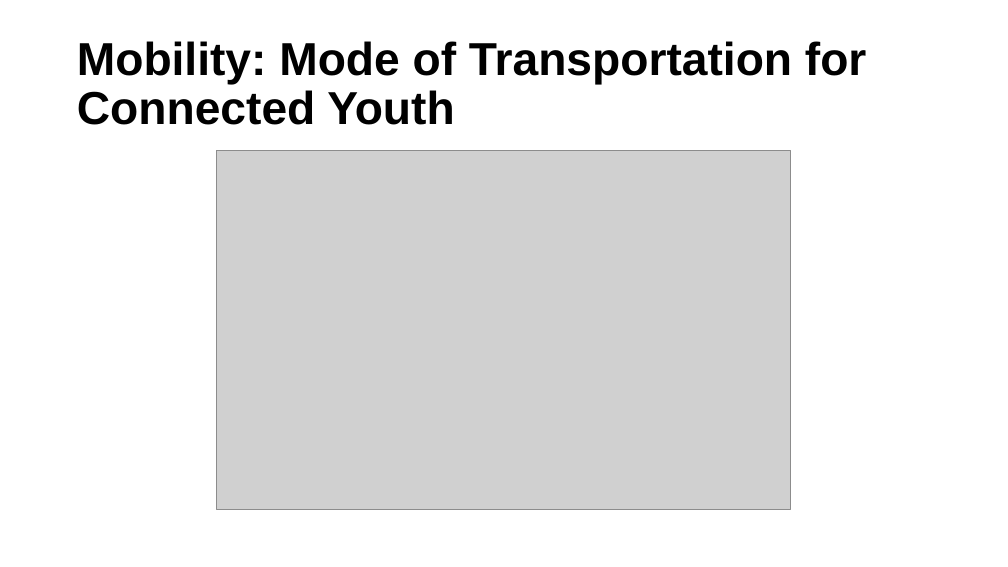
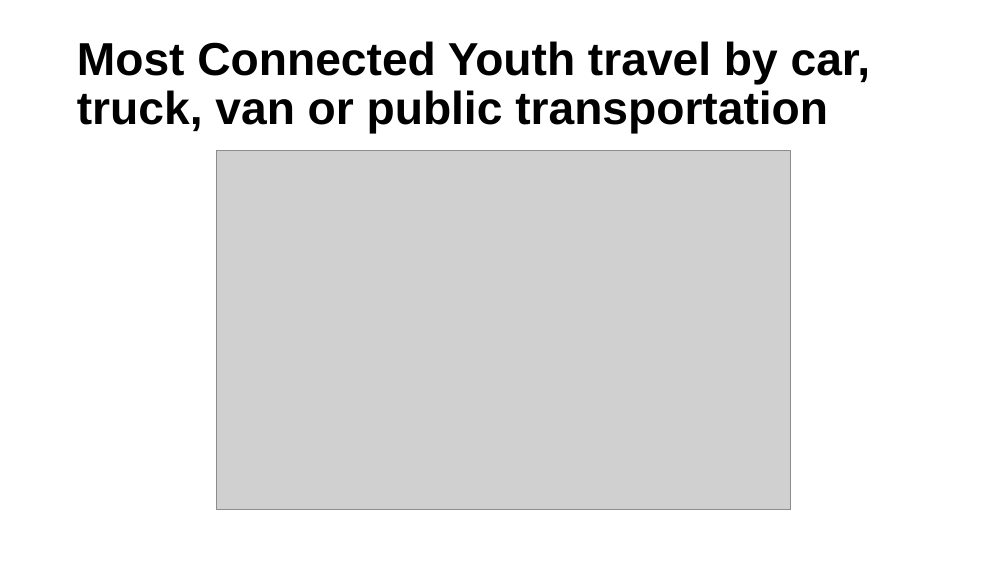
Before and after one commit to ucdiegorubi/oy_census_analysis, a slide deck: slide 20 of create_powerpoint/household_structure_estimates.pptx (slide 22 before the commit). Drawn at 1008x567 pixels with LibreOffice and Linux fonts; fonts in the diff are those of the drawing; grey boxes stand for pictures; background and template pictures are left out. Boxes give left, top, right and bottom in pixels: in the first picture for what was removed or moved away, otherwise in the second. Text is boxed around its words. In the diff, an @@ line names an element or a change of style, - is before the commit and + after.

```diff
--- a/create_powerpoint/household_structure_estimates.pptx
+++ b/create_powerpoint/household_structure_estimates.pptx
@@ title at [77,41,871,134]: text changed @@
-Mobility: Mode of Transportation for Connected Youth
+Most Connected Youth travel by car, truck, van or public transportation
```
Also in this commit, not shown: 11 other slides changed, 3 slides removed, 7 other files.
